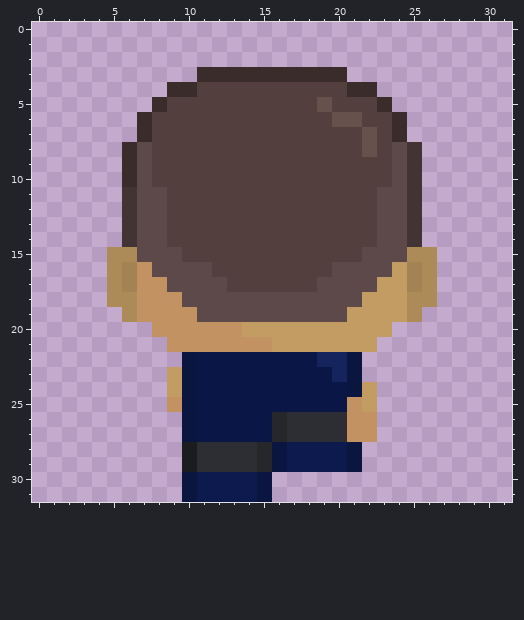
Pixel-art sprite: src/res/player/walkUp_(3).png. Above, as it was before the edit.
The file is 32x32 pixels. Colours within 5 levels of each other are drawn and written as one.
The same view after the edit:
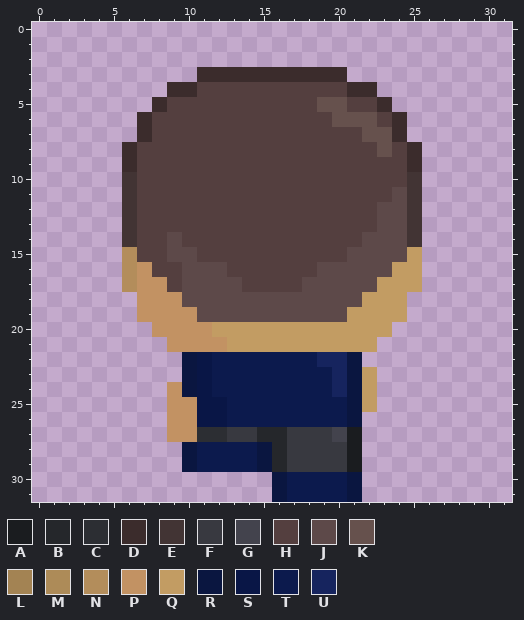
Palette (. is transparent): A #1a1c1f  B #25272b  C #2c2e33  D #3b2c2c  E #423434  F #383940  G #43434d  H #543f3f  J #5d4949  K #66514d  L #a38353  M #ad8b58  N #b38d5b  P #c29263  Q #c29c63  R #0a1640  S #091646  T #0c1a4d  U #16245e
Change:
The edit turns colour P into colour A in row 27 at x 21.
The edit turns colour R into colour A in rows 28 to 29 at x 21.
The edit turns colour R into colour B in rows 28 to 29 at x 16.
The edit turns colour S into colour B in row 27 at x 15.
The edit turns colour S into colour C in row 27 at x 11 to 12.
The edit turns colour E into colour D in rows 8 to 9 at x 25.
The edit turns colour D into colour E in row 10 at x 6.
The edit turns colour C into colour F in row 27 at x 17 to 19.
The edit turns colour S into colour F in row 27 at x 13 to 14.
The edit turns colour T into colour F in rows 28 to 29 at x 17 to 20.
The edit turns colour C into colour G in row 27 at x 20.
The edit turns colour J into colour H in rows 8 to 10 at x 7 and 24; in row 11 at x 7 to 8 and 23; in rows 12 to 15 at x 7 to 8; in row 16 at x 8 to 9; in row 17 at x 9.
The edit turns colour K into colour H in row 8 at x 22.
The edit turns colour H into colour J in row 14 at x 9 and 22; in row 15 at x 10 and 21; in row 16 at x 12 and 19; in row 17 at x 13 and 18.
The edit turns colour H into colour K in row 5 at x 20; in row 6 at x 22; in rows 7 to 8 at x 23.
The edit turns colour L into colour N in rows 16 to 17 at x 6.
The edit turns colour M into colour N in row 15 at x 6.
There is now colour P in rows 26 to 27 at x 9.
The edit turns colour Q into colour P in row 24 at x 9.
The edit turns colour R into colour P in rows 25 to 27 at x 10.
There is now colour Q in row 23 at x 22.
The edit turns colour L into colour Q in rows 16 to 17 at x 25.
The edit turns colour M into colour Q in row 15 at x 25.
The edit turns colour P into colour Q in row 20 at x 12 to 13; in row 21 at x 13 to 15.
There is now colour R in rows 30 to 31 at x 16 and 21.
The edit turns colour A into colour R in rows 28 to 29 at x 10.
The edit turns colour B into colour R in rows 28 to 29 at x 15.
The edit turns colour P into colour R in rows 25 to 26 at x 21.
There is now colour T in rows 30 to 31 at x 17 to 20.
The edit turns colour B into colour T in row 26 at x 16.
The edit turns colour C into colour T in row 26 at x 17 to 20; in rows 28 to 29 at x 11 to 14.
The edit turns colour S into colour T in row 22 at x 12 to 18; in rows 23 to 24 at x 12 to 19; in row 25 at x 13 to 20; in row 26 at x 13 to 15.
The edit turns colour S into colour U in row 24 at x 20.
The author cleared colour M in rows 15 to 17 at x 5 and 26; in row 18 at x 5 to 6 and 25 to 26; in row 19 at x 6 and 25.
The author cleared colour P in rows 26 to 27 at x 22.
The author cleared colour Q in row 23 at x 9.
The author cleared colour R in rows 30 to 31 at x 10 and 15.
The author cleared colour T in rows 30 to 31 at x 11 to 14.
Boxes around the changes in both pictures, in picture pixels (x1, y1, x2, y2):
changed: (107, 97, 437, 502)
